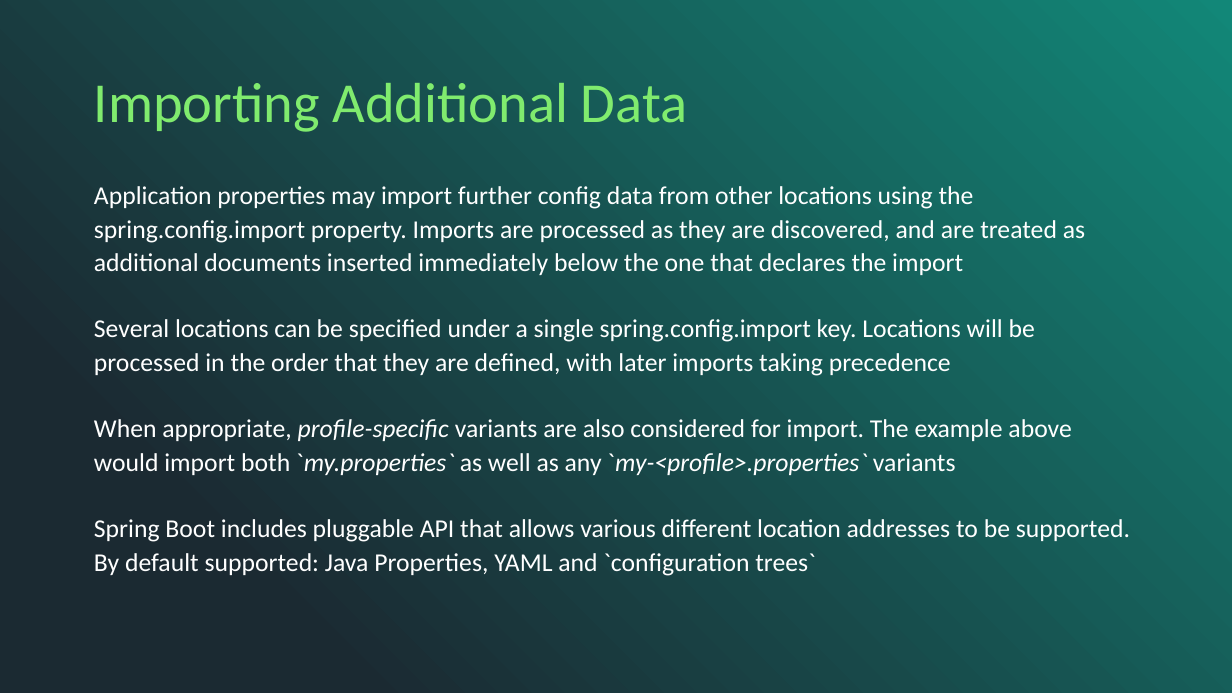
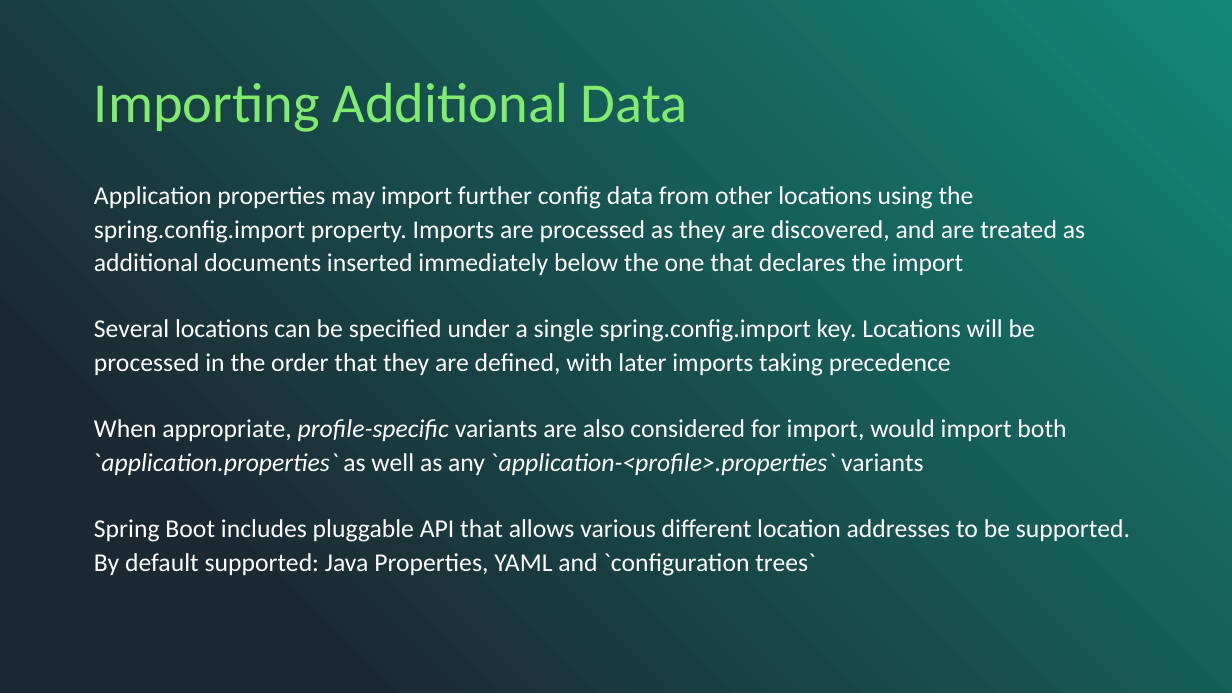
Before and after one commit to averkhoglyad/spring-boot-properties-prototype, a slide deck: slide 14 of spring configs.pptx (slide 12 before the commit). Drawn at 1232x693 pixels with LibreOffice and Linux fonts; fonts in the diff are those of the drawing. Boxes give left, top, right and bottom in pixels: in the first picture for what was removed or moved away, otherwise in the second. Text is boxed around its words. In the diff, an @@ line names an element or a change of style, - is before the commit and + after.

```diff
--- a/spring configs.pptx
+++ b/spring configs.pptx
@@ text at (94,419,1066,475): text changed @@
-When appropriate, profile-specific variants are also considered for import. The example above would import both `my.properties` as well as any `my-<profile>.properties` variants
+When appropriate, profile-specific variants are also considered for import, would import both `application.properties` as well as any `application-<profile>.properties` variants
```
Also in this commit, not shown: 2 other slides changed, 3 slides added, 1 other file.
